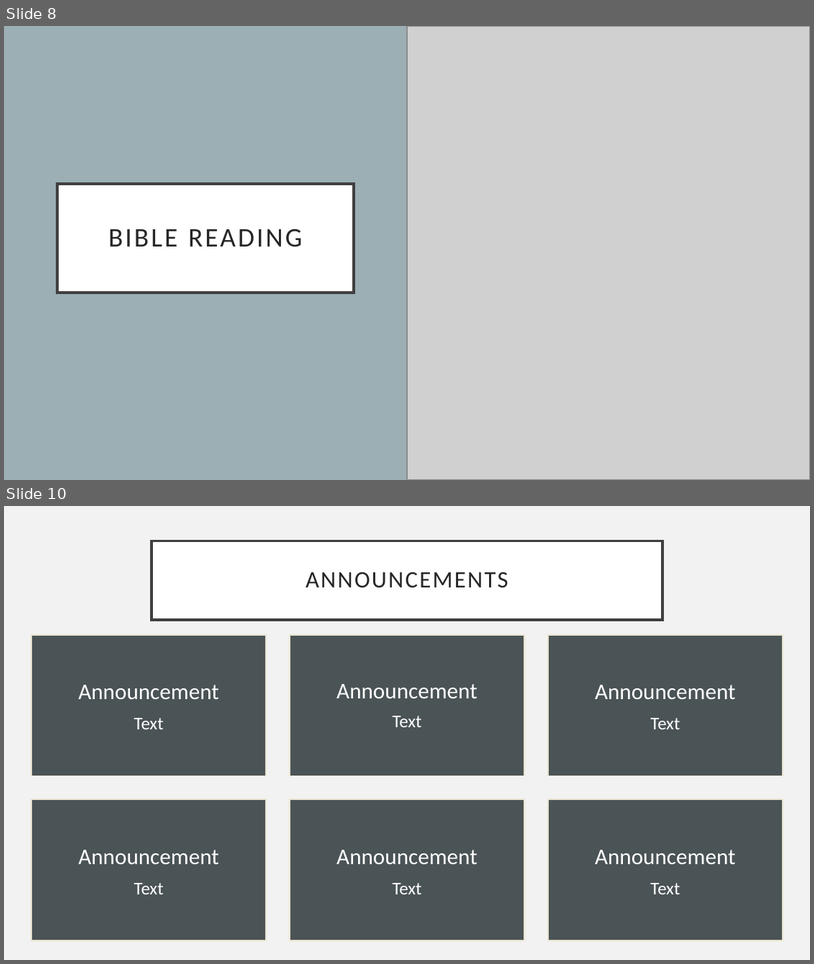
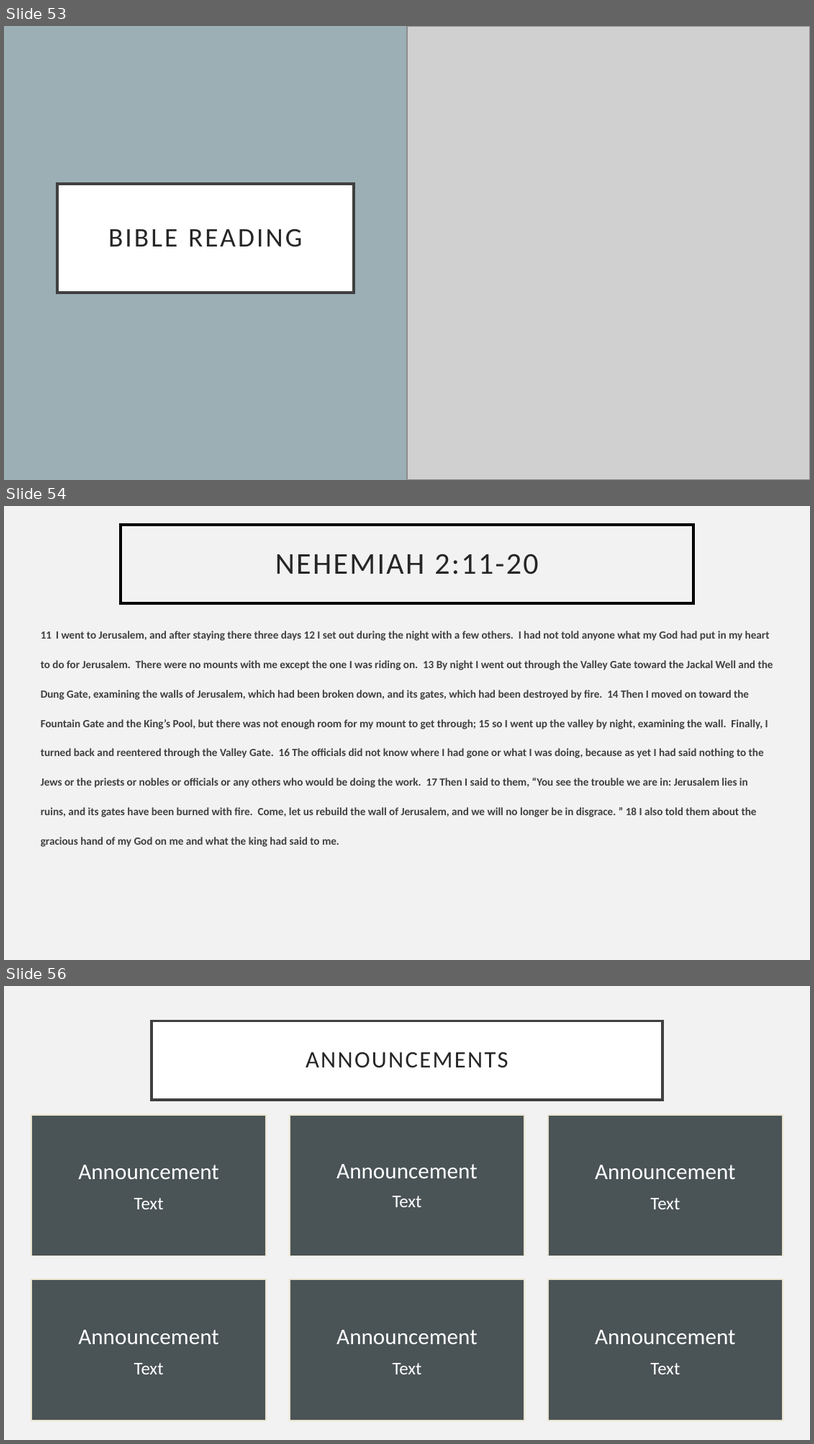
Before and after one commit to pangwuu/Weekly-powerpoint-maker, a slide deck: Slides/19_11_23.pptx. Shown one above the other, each under a label of ours: slides 8 and 10 before the commit, slides 53, 54 and 56 after it; the slides between them are not shown. The pictures are 814x964 and 814x1444 pixels, drawn with LibreOffice and Linux fonts; fonts in the diff are those of the drawing; grey boxes stand for pictures. Boxes give left, top, right and bottom in pixels: in the first picture for what was removed or moved away, otherwise in the second. Text is boxed around its words. In the diff, an @@ line names an element or a change of style, - is before the commit and + after.

```diff
--- a/Slides/19_11_23.pptx
+++ b/Slides/19_11_23.pptx
@@ slide 54 added at (4, 506, 810, 960), background #F2F2F2 @@
@@ title added at (121, 525, 694, 604), outline #000000 2.5 pt, 27 pt, text #262626 @@
+NEHEMIAH 2:11-20
@@ subtitle added at (41, 631, 774, 847), 16.8 pt, text #404040, bold @@
+11 I went to Jerusalem, and after staying there three days 12 I set out during the night with a few others. I had not told anyone what my God had put in my heart to do for Jerusalem. There were no mounts with me except the one I was riding on. 13 By night I went out through the Valley Gate toward the Jackal Well and the Dung Gate, examining the walls of Jerusalem, which had been broken down, and its gates, which had been destroyed by fire. 14 Then I moved on toward the Fountain Gate and the King’s Pool, but there was not enough room for my mount to get through; 15 so I went up the valley by night, examining the wall. Finally, I turned back and reentered through the Valley Gate. 16 The officials did not know where I had gone or what I was doing, because as yet I had said nothing to the Jews or the priests or nobles or officials or any others who would be doing the work. 17 Then I said to them, “You see the trouble we are in: Jerusalem lies in ruins, and its gates have been burned with fire. Come, let us rebuild the wall of Jerusalem, and we will no longer be in disgrace. ” 18 I also told them about the gracious hand of my God on me and what the king had said to me.
@@ what was slide 8 is now slide 53 @@
@@ what was slide 10 is now slide 56 @@
```
Also in this commit, not shown: 49 other slides added, 4 slides removed, 12 other files.
